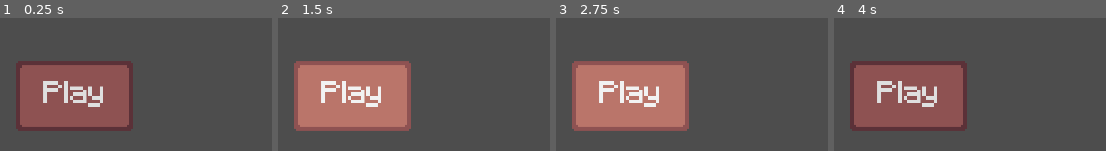
Above: before the commit, frames 1-4 (left to right).
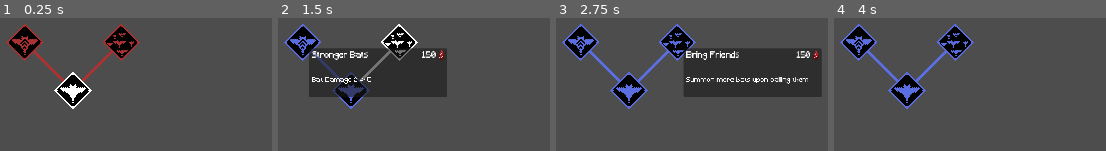
Above: after the commit, the same moments.

Repository: PonderingLoaf/gmtk2026
Game: Godot game, scene res://skill_tree.tscn
Two runs of this game, one before a commit and one after it. Both use one fixed random seed, a clock stepped at 60 frames per second and the inputs below. Before the commit the project starts from res://scenes/title_screen.tscn.
Inputs (mouse positions are in pixels of both pictures, inside the frame that each line leads up to; where the layout moved, square brackets give the same spot in the first picture):
- Up to frame 1 (0.25 s): no input
- Up to frame 2 (1.5 s): click (351, 91) [351, 96] at 0.5 s; click (302, 41) [351, 96] at 1.25 s
- Up to frame 3 (2.75 s): click (678, 41) [629, 96] at 2 s
- Up to frame 4 (4 s): tap Enter at 2.75 s; move the mouse to (1084, 69) at 2.77 s; hold D (right) 2.78-3.53 s; hold E (action1) 2.78-3.53 s; tap Space at 3.5 s; move the mouse to (outside the picture) at 3.52 s; hold S (down) from 3.53 s (still down); tap Q (action2) at 3.6 s

The runs differ from the first frame. In frame 1, 27% of the frame differs, in the area x 2-52%, y 4-85%; in frame 2, 34%; in frame 3, 44%, in the area x 2-98%, y 4-85%; in frame 4, 27%.

Commit message:
Started implimenting skill tree bc our current system is lame af and skill trees are cool af

Diff:
--- /dev/null
+++ b/line_drawer.gd
@@ -0,0 +1,30 @@
+# skill_tree_line_drawer.gd (Attach to the parent node of your SkillNodes)
+extends Control
+
+func _ready() -> void:
+	# Wait one frame so Godot can finish sizing and placing the UI buttons
+	await get_tree().process_frame
+	queue_redraw()
+
+func _draw() -> void:
+	# Loop through all the skill buttons inside this parent node
+	for child in get_children():
+		if child is SkillNode and child.data:
+			# Look at each requirement for this specific skill
+			for req in child.data.requirements:
+				var parent_node = find_node_by_data(req)
+
+				if parent_node:
+					# Calculate centers using LOCAL position, not global_position
+					var start_pos = parent_node.position + (parent_node.size / 2)
+					var end_pos = child.position + (child.size / 2)
+
+					# Draw the line (Line thickness: 5.0)
+					draw_line(start_pos, end_pos, Color.DARK_GRAY, 5.0)
+
+# Helper function to find which UI button holds the target SkillData resource
+func find_node_by_data(target_data: SkillData) -> SkillNode:
+	for child in get_children():
+		if child is SkillNode and child.data == target_data:
+			return child
+	return null
--- a/project.godot
+++ b/project.godot
@@ -11,7 +11,7 @@
 [application]
 
 config/name="GMTK Game Jam 2026"
-run/main_scene="uid://dhahk1ml5u3qh"
+run/main_scene="uid://byuv1ihi4ap8r"
 config/features=PackedStringArray("4.7", "Forward Plus")
 config/icon="res://icon.svg"
 
@@ -32,6 +32,7 @@
 
 projectile=""
 enemy=""
+skill_tree_groups=""
 
 [input]
 
--- /dev/null
+++ b/skill_data.gd
@@ -0,0 +1,11 @@
+class_name SkillData
+extends Resource
+
+@export var skill_name: String = ""
+@export var description: String = ""
+@export var cannot_buy_texture: Texture2D
+@export var can_buy_texture: Texture2D
+@export var unlocked_texture: Texture2D
+@export var requirements: Array[SkillData] = []
+@export var stat_changes: Dictionary = {}
+@export var is_unlocked: bool = false
--- /dev/null
+++ b/skill_node.gd
@@ -0,0 +1,58 @@
+class_name SkillNode
+extends TextureButton
+
+@export var data: SkillData
+@export var tooltip_node: Control
+@onready var line: Line2D = $Line
+
+func _ready() -> void:
+	pressed.connect(_on_pressed)
+	mouse_entered.connect(_on_mouse_entered)
+	mouse_exited.connect(_on_mouse_exited)
+
+
+	add_to_group("skill_tree_nodes")
+
+	if data:
+		texture_normal = data.cannot_buy_texture
+	update_visuals()
+
+func update_visuals() -> void:
+	if data.is_unlocked:
+		texture_normal = data.unlocked_texture
+	elif can_afford_and_meet_requirements():
+		texture_normal = data.can_buy_texture
+	else:
+		texture_normal = data.cannot_buy_texture
+	if line:
+		if data.is_unlocked:
+			line.default_color = Color("5b6ee1ff")
+		elif can_afford_and_meet_requirements():
+			line.default_color = Color("ffffffff")
+		else:
+			line.default_color = Color("ac3232ff")
+
+func _on_pressed() -> void:
+	if can_afford_and_meet_requirements():
+		data.is_unlocked = true
+		apply_stat_changes()
+		update_visuals()
+		get_tree().call_group("skill_tree_nodes", "update_visuals") # Refresh all nodes
+
+func can_afford_and_meet_requirements() -> bool:
+	for req in data.requirements:
+		if not req.is_unlocked:
+			return false
+	return true
+
+func apply_stat_changes() -> void:
+	pass
+
+func _on_mouse_entered() -> void:
+	if data and tooltip_node:
+		tooltip_node.display_skill(data.skill_name, data.description)
+		tooltip_node.show()
+
+func _on_mouse_exited() -> void:
+	if tooltip_node:
+		tooltip_node.hide()
--- /dev/null
+++ b/skill_node.tscn
@@ -0,0 +1,8 @@
+[gd_scene format=3 uid="uid://bsypju6iur7yi"]
+
+[ext_resource type="Script" uid="uid://bay02d1grjv64" path="res://skill_node.gd" id="1_m8cli"]
+
+[node name="SkillNode" type="TextureButton" unique_id=1187275591]
+offset_right = 40.0
+offset_bottom = 40.0
+script = ExtResource("1_m8cli")
--- /dev/null
+++ b/skill_tooltip.gd
@@ -0,0 +1,11 @@
+extends PanelContainer
+
+@onready var title_label: Label = $VBoxContainer/HBoxContainer/MarginContainer2/Title
+@onready var desc_label: Label = $VBoxContainer/MarginContainer2/Description
+
+func display_skill(skill_name: String, description: String) -> void:
+	title_label.text = skill_name
+	desc_label.text = description
+
+func _process(_delta: float) -> void:
+	global_position = get_global_mouse_position() + Vector2(15, 15)
--- /dev/null
+++ b/skill_tooltip.tscn
@@ -0,0 +1,61 @@
+[gd_scene format=3 uid="uid://8pa2n27v2h6h"]
+
+[ext_resource type="Script" uid="uid://b6yjkpbj1j4kb" path="res://skill_tooltip.gd" id="1_thc64"]
+[ext_resource type="FontFile" uid="uid://dyv81mk2dmo4t" path="res://assets/Minecraft.ttf" id="2_1kcj2"]
+[ext_resource type="Texture2D" uid="uid://dmskavrcl8fi6" path="res://assets/blood.png" id="3_1kcj2"]
+
+[node name="Skill_Tooltip" type="PanelContainer" unique_id=1288258643]
+offset_right = 332.0
+offset_bottom = 117.0
+script = ExtResource("1_thc64")
+
+[node name="VBoxContainer" type="VBoxContainer" parent="." unique_id=848224416]
+layout_mode = 2
+
+[node name="HBoxContainer" type="HBoxContainer" parent="VBoxContainer" unique_id=369052957]
+layout_mode = 2
+
+[node name="MarginContainer2" type="MarginContainer" parent="VBoxContainer/HBoxContainer" unique_id=1095800801]
+layout_mode = 2
+size_flags_horizontal = 3
+theme_override_constants/margin_left = 7
+theme_override_constants/margin_top = 7
+theme_override_constants/margin_right = 0
+theme_override_constants/margin_bottom = 7
+
+[node name="Title" type="Label" parent="VBoxContainer/HBoxContainer/MarginContainer2" unique_id=1139477977]
+layout_mode = 2
+theme_override_fonts/font = ExtResource("2_1kcj2")
+theme_override_font_sizes/font_size = 20
+text = "Bat Special Attack"
+
+[node name="MarginContainer" type="MarginContainer" parent="VBoxContainer/HBoxContainer" unique_id=166981756]
+layout_mode = 2
+size_flags_horizontal = 3
+theme_override_constants/margin_left = 7
+theme_override_constants/margin_top = 7
+theme_override_constants/margin_right = 26
+theme_override_constants/margin_bottom = 7
+
+[node name="Cost" type="Label" parent="VBoxContainer/HBoxContainer/MarginContainer" unique_id=683239612]
+layout_mode = 2
+theme_override_fonts/font = ExtResource("2_1kcj2")
+theme_override_font_sizes/font_size = 20
+text = "150"
+horizontal_alignment = 2
+
+[node name="MarginContainer2" type="MarginContainer" parent="VBoxContainer" unique_id=1179241989]
+layout_mode = 2
+size_flags_vertical = 3
+theme_override_constants/margin_left = 7
+theme_override_constants/margin_top = 0
+
+[node name="Description" type="Label" parent="VBoxContainer/MarginContainer2" unique_id=1077015298]
+layout_mode = 2
+theme_override_fonts/font = ExtResource("2_1kcj2")
+text = "Summon a flurry of bats to your side"
+
+[node name="Blood" type="Sprite2D" parent="VBoxContainer/MarginContainer2" unique_id=1186068879]
+position = Vector2(319, -22)
+scale = Vector2(1.875, 1.875)
+texture = ExtResource("3_1kcj2")
--- /dev/null
+++ b/skill_tree.tscn
@@ -0,0 +1,68 @@
+[gd_scene format=3 uid="uid://byuv1ihi4ap8r"]
+
+[ext_resource type="PackedScene" uid="uid://bsypju6iur7yi" path="res://skill_node.tscn" id="1_fmctd"]
+[ext_resource type="Script" uid="uid://c1w4glrlrol7e" path="res://line_drawer.gd" id="1_wpi0c"]
+[ext_resource type="Resource" uid="uid://cnj5q815j64y3" path="res://skill_tree_nodes/bat_special.tres" id="2_802jk"]
+[ext_resource type="Texture2D" uid="uid://yktio1s1mitv" path="res://assets/skill_tree_icons/can_buy/bat_special.png" id="2_t5gwv"]
+[ext_resource type="Texture2D" uid="uid://mugqmuqw2cg1" path="res://assets/skill_tree_icons/can_buy/bat_damage.png" id="4_itn7s"]
+[ext_resource type="Resource" uid="uid://dl1qnngkek8ly" path="res://skill_tree_nodes/bat_damage_1.tres" id="5_feiep"]
+[ext_resource type="PackedScene" uid="uid://8pa2n27v2h6h" path="res://skill_tooltip.tscn" id="6_feiep"]
+[ext_resource type="Texture2D" uid="uid://dqp76cycb7sfg" path="res://assets/skill_tree_icons/can_buy/bat_count.png" id="7_6mqne"]
+[ext_resource type="Resource" uid="uid://cjtrth4ed82qx" path="res://skill_tree_nodes/bat_count_1.tres" id="7_87dja"]
+
+[node name="SkillTree" type="Control" unique_id=798146474]
+layout_mode = 3
+anchors_preset = 15
+anchor_right = 1.0
+anchor_bottom = 1.0
+grow_horizontal = 2
+grow_vertical = 2
+script = ExtResource("1_wpi0c")
+
+[node name="Bat_Special" parent="." unique_id=1187275591 node_paths=PackedStringArray("tooltip_node") instance=ExtResource("1_fmctd")]
+layout_mode = 0
+offset_left = 954.0
+offset_top = 490.0
+offset_right = 1018.0
+offset_bottom = 554.0
+rotation = 0.7853982
+texture_normal = ExtResource("2_t5gwv")
+stretch_mode = 0
+data = ExtResource("2_802jk")
+tooltip_node = NodePath("../Skill_Tooltip")
+
+[node name="Bat_Damage_1" parent="Bat_Special" unique_id=2008888272 node_paths=PackedStringArray("tooltip_node") instance=ExtResource("1_fmctd")]
+layout_mode = 0
+offset_left = -164.0
+offset_right = -100.0
+offset_bottom = 64.0
+texture_normal = ExtResource("4_itn7s")
+stretch_mode = 0
+data = ExtResource("5_feiep")
+tooltip_node = NodePath("../../Skill_Tooltip")
+
+[node name="Line" type="Line2D" parent="Bat_Special/Bat_Damage_1" unique_id=1443263446]
+z_index = -3
+position = Vector2(164, 3.0517578e-05)
+points = PackedVector2Array(32, 32, -132, 32)
+width = 5.44
+
+[node name="Bat_Count_1" parent="Bat_Special" unique_id=467053121 node_paths=PackedStringArray("tooltip_node") instance=ExtResource("1_fmctd")]
+layout_mode = 0
+offset_top = -164.0
+offset_right = 64.0
+offset_bottom = -100.0
+texture_normal = ExtResource("7_6mqne")
+stretch_mode = 0
+data = ExtResource("7_87dja")
+tooltip_node = NodePath("../../Skill_Tooltip")
+
+[node name="Line" type="Line2D" parent="Bat_Special/Bat_Count_1" unique_id=1042859481]
+z_index = -3
+position = Vector2(0, 164.00003)
+points = PackedVector2Array(32, 32, 32, -132)
+width = 5.44
+
+[node name="Skill_Tooltip" parent="." unique_id=1288258643 instance=ExtResource("6_feiep")]
+visible = false
+layout_mode = 0
--- /dev/null
+++ b/skill_tree_nodes/bat_count_1.tres
@@ -0,0 +1,17 @@
+[gd_resource type="Resource" script_class="SkillData" format=3 uid="uid://cjtrth4ed82qx"]
+
+[ext_resource type="Texture2D" uid="uid://dqp76cycb7sfg" path="res://assets/skill_tree_icons/can_buy/bat_count.png" id="1_2q8wi"]
+[ext_resource type="Script" uid="uid://rpk1yuwxtc1u" path="res://skill_data.gd" id="1_x51p0"]
+[ext_resource type="Texture2D" uid="uid://dh05cwnmujucf" path="res://assets/skill_tree_icons/cannot_buy/bat_count.png" id="2_dg7eo"]
+[ext_resource type="Resource" uid="uid://cnj5q815j64y3" path="res://skill_tree_nodes/bat_special.tres" id="4_dg7eo"]
+[ext_resource type="Texture2D" uid="uid://j0elpb1noayc" path="res://assets/skill_tree_icons/bought/bat_count.png" id="4_i7nik"]
+
+[resource]
+script = ExtResource("1_x51p0")
+skill_name = "Bring Friends"
+description = "Summon more bats upon calling them"
+cannot_buy_texture = ExtResource("2_dg7eo")
+can_buy_texture = ExtResource("1_2q8wi")
+unlocked_texture = ExtResource("4_i7nik")
+requirements = Array[ExtResource("1_x51p0")]([ExtResource("4_dg7eo")])
+metadata/_custom_type_script = "uid://rpk1yuwxtc1u"
--- /dev/null
+++ b/skill_tree_nodes/bat_damage_1.tres
@@ -0,0 +1,17 @@
+[gd_resource type="Resource" script_class="SkillData" format=3 uid="uid://dl1qnngkek8ly"]
+
+[ext_resource type="Texture2D" uid="uid://mugqmuqw2cg1" path="res://assets/skill_tree_icons/can_buy/bat_damage.png" id="1_ryfq2"]
+[ext_resource type="Script" uid="uid://rpk1yuwxtc1u" path="res://skill_data.gd" id="1_uq341"]
+[ext_resource type="Texture2D" uid="uid://2tryupmno12d" path="res://assets/skill_tree_icons/cannot_buy/bat_damage.png" id="2_lx0mr"]
+[ext_resource type="Texture2D" uid="uid://caydcq78uacrp" path="res://assets/skill_tree_icons/bought/bat_damage.png" id="4_761co"]
+[ext_resource type="Resource" uid="uid://cnj5q815j64y3" path="res://skill_tree_nodes/bat_special.tres" id="4_lx0mr"]
+
+[resource]
+script = ExtResource("1_uq341")
+skill_name = "Stronger Bats"
+description = "Bat Damage 2 -> 5"
+cannot_buy_texture = ExtResource("2_lx0mr")
+can_buy_texture = ExtResource("1_ryfq2")
+unlocked_texture = ExtResource("4_761co")
+requirements = Array[ExtResource("1_uq341")]([ExtResource("4_lx0mr")])
+metadata/_custom_type_script = "uid://rpk1yuwxtc1u"
--- /dev/null
+++ b/skill_tree_nodes/bat_special.tres
@@ -0,0 +1,15 @@
+[gd_resource type="Resource" script_class="SkillData" format=3 uid="uid://cnj5q815j64y3"]
+
+[ext_resource type="Script" uid="uid://rpk1yuwxtc1u" path="res://skill_data.gd" id="1_hg6qx"]
+[ext_resource type="Texture2D" uid="uid://yktio1s1mitv" path="res://assets/skill_tree_icons/can_buy/bat_special.png" id="1_p7ey3"]
+[ext_resource type="Texture2D" uid="uid://b4fgrjp88mbo0" path="res://assets/skill_tree_icons/cannot_buy/bat_special.png" id="2_d0fwh"]
+[ext_resource type="Texture2D" uid="uid://bc8lmxdpsst2m" path="res://assets/skill_tree_icons/bought/bat_specialt.png" id="4_3v45t"]
+
+[resource]
+script = ExtResource("1_hg6qx")
+skill_name = "Bats"
+description = "Spawns a flurry of bats"
+cannot_buy_texture = ExtResource("2_d0fwh")
+can_buy_texture = ExtResource("1_p7ey3")
+unlocked_texture = ExtResource("4_3v45t")
+metadata/_custom_type_script = "uid://rpk1yuwxtc1u"
Binary file added: assets/skill_tree_icons/bought/bat_count.png
Not shown, added: assets/skill_tree_icons/bought/bat_count.png.import
Binary file added: assets/skill_tree_icons/bought/bat_damage.png
Not shown, added: assets/skill_tree_icons/bought/bat_damage.png.import
Binary file added: assets/skill_tree_icons/bought/bat_specialt.png
Not shown, added: assets/skill_tree_icons/bought/bat_specialt.png.import
Binary file added: assets/skill_tree_icons/can_buy/bat_count.png
Not shown, added: assets/skill_tree_icons/can_buy/bat_count.png.import
Binary file added: assets/skill_tree_icons/can_buy/bat_damage.png
Not shown, added: assets/skill_tree_icons/can_buy/bat_damage.png.import
Binary file added: assets/skill_tree_icons/can_buy/bat_special.png
Not shown, added: assets/skill_tree_icons/can_buy/bat_special.png.import
(and 10 more such lines)
